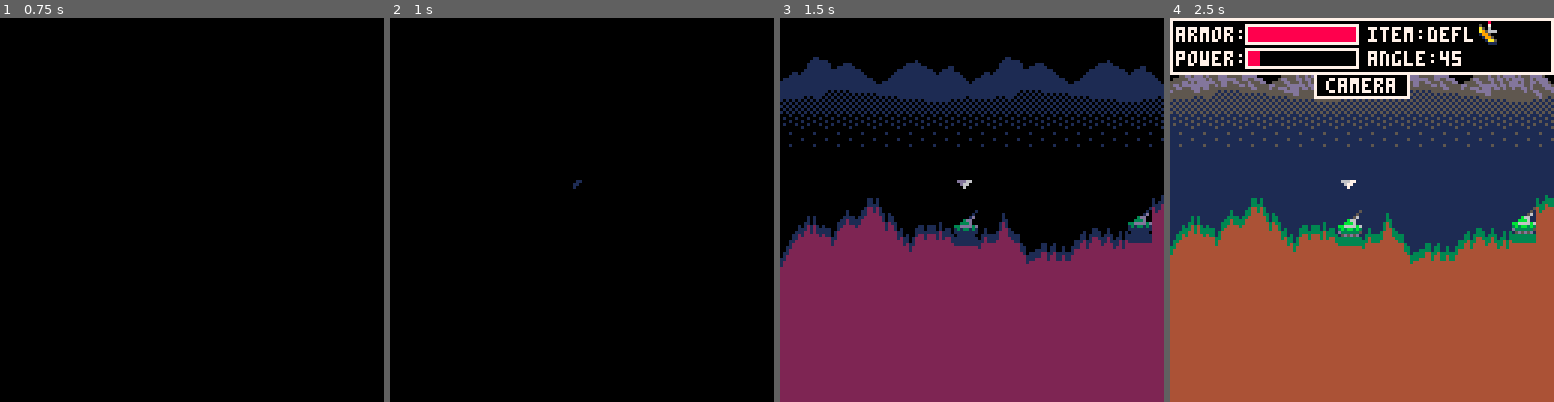
Above: before the commit, frames 1-4 (left to right).
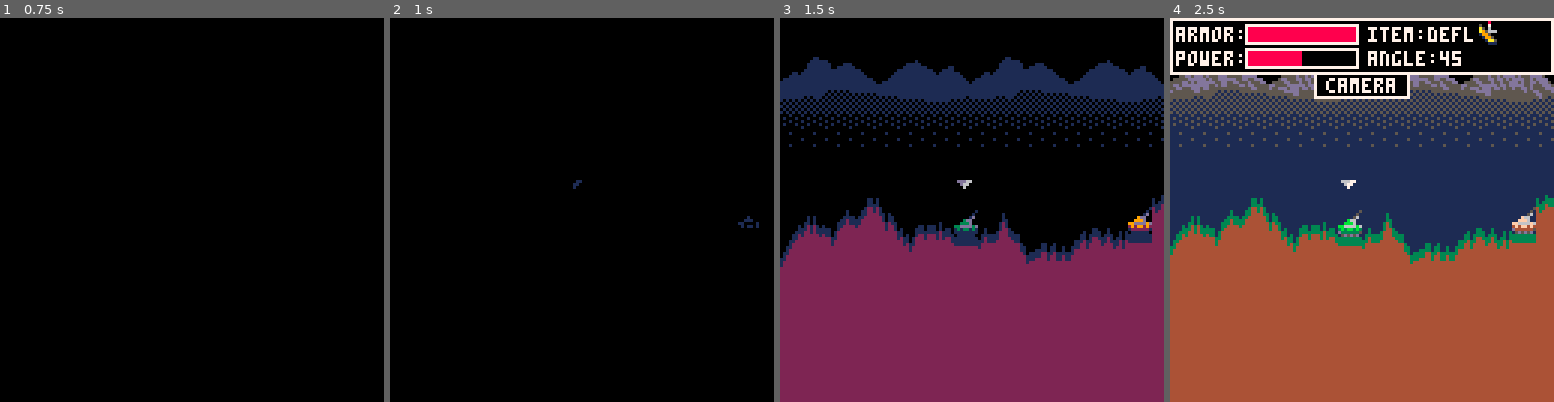
Above: after the commit, the same moments.

Repository: Alturos/LobLobLob
Game: PICO-8 cartridge tank.p8
Same seed, same stepped clock (60 frames per second), same inputs: the game is played once before the commit and once after it.
Inputs (mouse positions are in pixels of both pictures, inside the frame that each line leads up to):
- Up to frame 1 (0.75 s): tap X (X key) at 0.33 s; click (280, 121) at 0.67 s; tap O (Z key) at 0.7 s
- Up to frame 2 (1 s): no input
- Up to frame 3 (1.5 s): tap X (X key) at 1.07 s; click (826, 267) at 1.22 s
- Up to frame 4 (2.5 s): hold Right 1.6-2.1 s; tap O (Z key) at 1.7, 2.1 s; click (1277, 114) at 1.77 s; tap X (X key) at 1.85 s; hold Up 2.15-2.42 s; click (1342, 259) at 2.32 s; hold Right from 2.47 s (still down)

Frame 1 is identical in both runs. In frame 2, less than 0.1% of the frame differs, in the area x 90-97%, y 51-55%; in frame 3, 0.1%; in frame 4, 0.6%, in the area x 23-96%, y 8-56%.

Commit message:
Fix team colour selection. Hit detection fixes. First pass at elevation and grading.

Diff:
--- a/tank.p8
+++ b/tank.p8
@@ -81,7 +81,7 @@
  --here we add tanks based on game mode
  for i=1,players,1 do
   local team = colourlist[flr(rnd(#colourlist)+1)]
-  del(colourlist, team+1)
+  del(colourlist, team)
   add_tank(team,(fieldwidth-24)/players*i) -- team
  end
 end
@@ -95,12 +95,14 @@
   y=heightmap[x]-7,
   health=100,
   angle=45,
-  power=10,
+  power=50,
   frame=0,
   item=9,
   ox=4,
   oy=4,
   shp=0,
+  grade_r=0,
+  grade_l=0,
   ax=cos(45/360),
   ay=sin(45/360),
   cpu=false,
@@ -228,6 +230,7 @@
     end
    end
    if(t.shp < 1) t.shield = false t.deflector = false
+   if(hit) break
   end
   if(b.x < 0 or b.x >= fieldwidth
      or b.y >= heightmap[flr(b.x)+1]
@@ -266,10 +269,10 @@
 
 function updatemove()
  message="move"
- local tx = 0
- local cx = flr(ct.x)
- local cy = flr(ct.y)
+ local tx, cx, cy = 0, flr(ct.x), flr(ct.y)
  local floor = cy + 8
+ ct.grade_l=0
+ ct.grade_r=0
  if (btn(1) and cx+8 < fieldwidth) then
   tx += tankspeed * step
   local p6,p7,p8 = heightmap[cx+7],heightmap[cx+8],heightmap[cx+9]
@@ -281,6 +284,10 @@
   local maxgrade = max(p1-p0,p0-pn1)
   if((pn1 < floor and maxgrade > 3) or (p0 < floor and (floor - p0) > 4)) tx = 0
  end
+ local center,r,l = heightmap[flr(ct.x)+5],heightmap[flr(ct.x)+6],heightmap[flr(ct.x)+4]
+ ct.grade_l = center-l
+ ct.grade_r = center-r
+ ct.y = center-8
  ct.x = max(0,min(fieldwidth,ct.x + tx))
  if(flr(ct.x) != cx) ct.tracktgl = not ct.tracktgl
  if(btnp(4) or btnp(5)) nextstate = firing
@@ -419,7 +426,13 @@
    pal(2,band(c,0x00f))
   end
   if(t.tracktgl) pal(13,5) pal(5,13)
-  if(t.health > 0) then spr(t.sprite,t.x,t.y) spr(t.frame,t.x,t.y-1)
+  if(t.health > 0) then
+   if(t.grade_l == t.grade_r) then spr(t.sprite,t.x,t.y)
+   elseif(t.grade_r > 1 or t.grade_l < -1) then spr(17,t.x,t.y)
+   elseif(t.grade_l > 1 or t.grade_r < -1) then spr(17,t.x,t.y,1,1,true)
+   elseif(t.grade_r > 0 or t.grade_l < 0) then spr(16,t.x,t.y)
+   elseif(t.grade_l > 0 or t.grade_r < 0) then spr(16,t.x,t.y,1,1,true) end
+   spr(t.frame,t.x,t.y-1)
   elseif(t.deathclock>40) then -- nuffin
   elseif(t.deathclock>30) then spr(29,t.x-4,t.y-8,2,2)
   elseif(t.deathclock>20) then spr(27,t.x-4,t.y-8,2,2)
